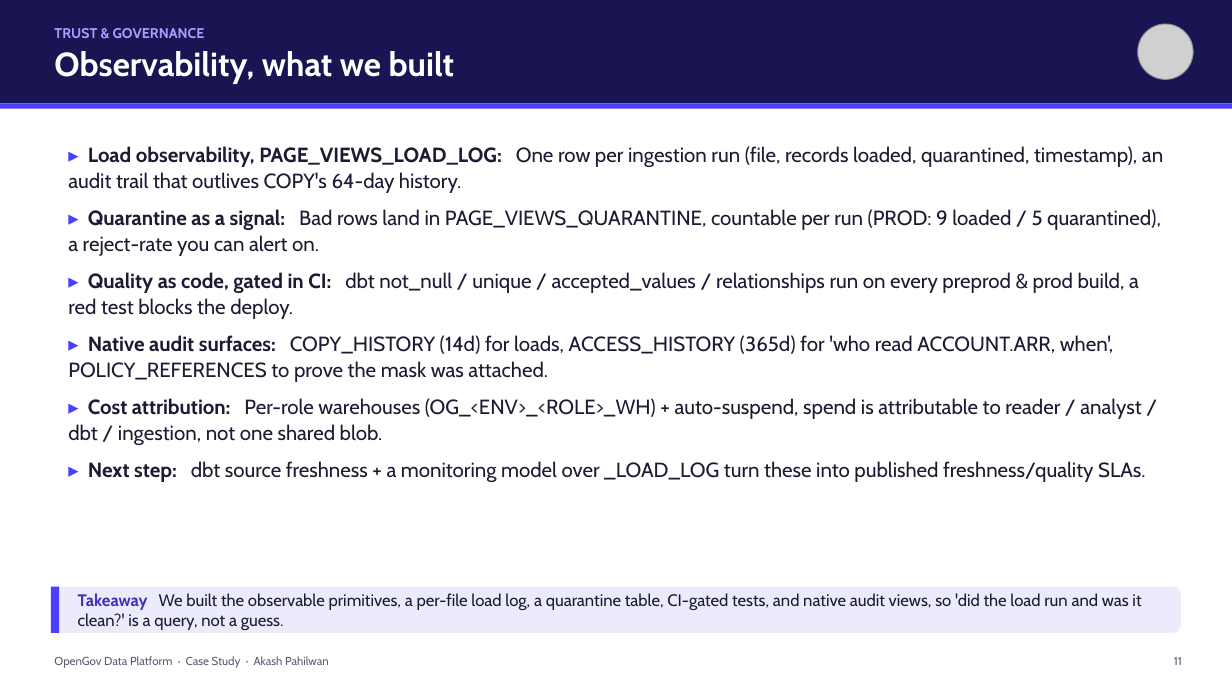
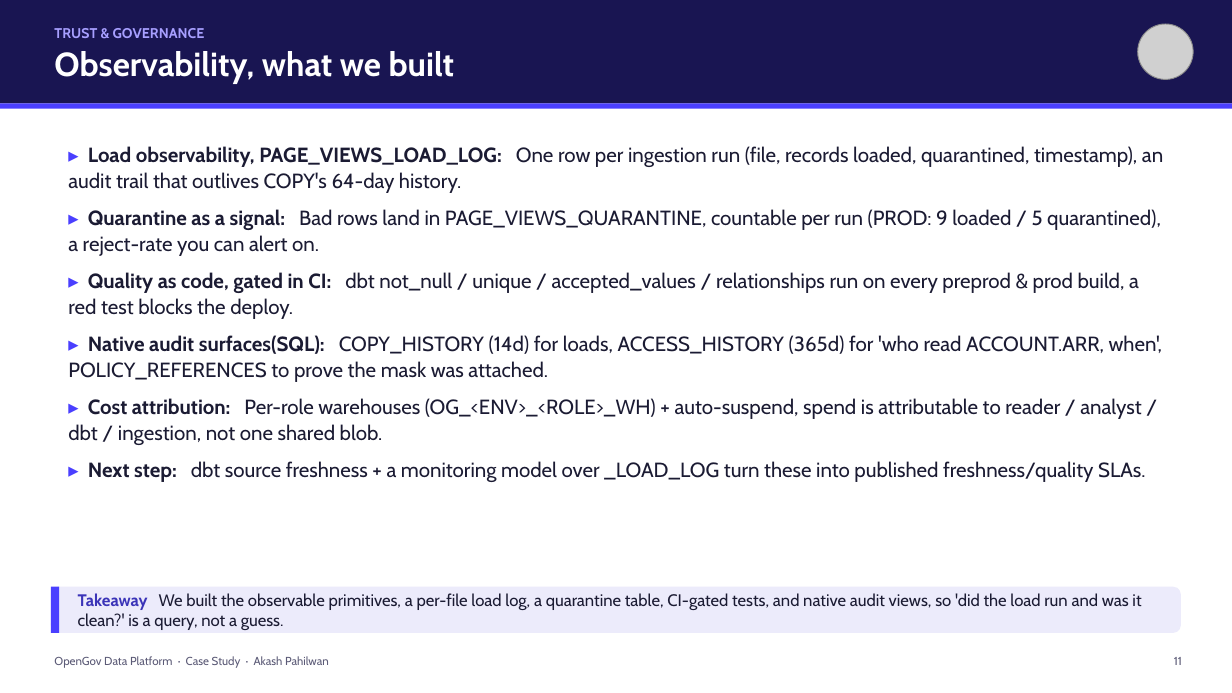
Before and after one commit to akashpahilwan/OpenGovPOC, a slide deck: slide 11 of presentation/OpenGov_Data_Platform_CaseStudy.pptx. Drawn at 1232x693 pixels with LibreOffice and Linux fonts; fonts in the diff are those of the drawing; grey boxes stand for pictures. Boxes give left, top, right and bottom in pixels: in the first picture for what was removed or moved away, otherwise in the second. Text is boxed around its words. In the diff, an @@ line names an element or a change of style, - is before the commit and + after.

```diff
--- a/presentation/OpenGov_Data_Platform_CaseStudy.pptx
+++ b/presentation/OpenGov_Data_Platform_CaseStudy.pptx
@@ text at [68,335,1162,382]: text changed @@
-▸ Native audit surfaces: COPY_HISTORY (14d) for loads, ACCESS_HISTORY (365d) for 'who read ACCOUNT.ARR, when', POLICY_REFERENCES to prove the mask was attached.
+▸ Native audit surfaces(SQL): COPY_HISTORY (14d) for loads, ACCESS_HISTORY (365d) for 'who read ACCOUNT.ARR, when', POLICY_REFERENCES to prove the mask was attached.
```
Also in this commit, not shown: 9 other slides changed, 3 slides added, 1 other file.
